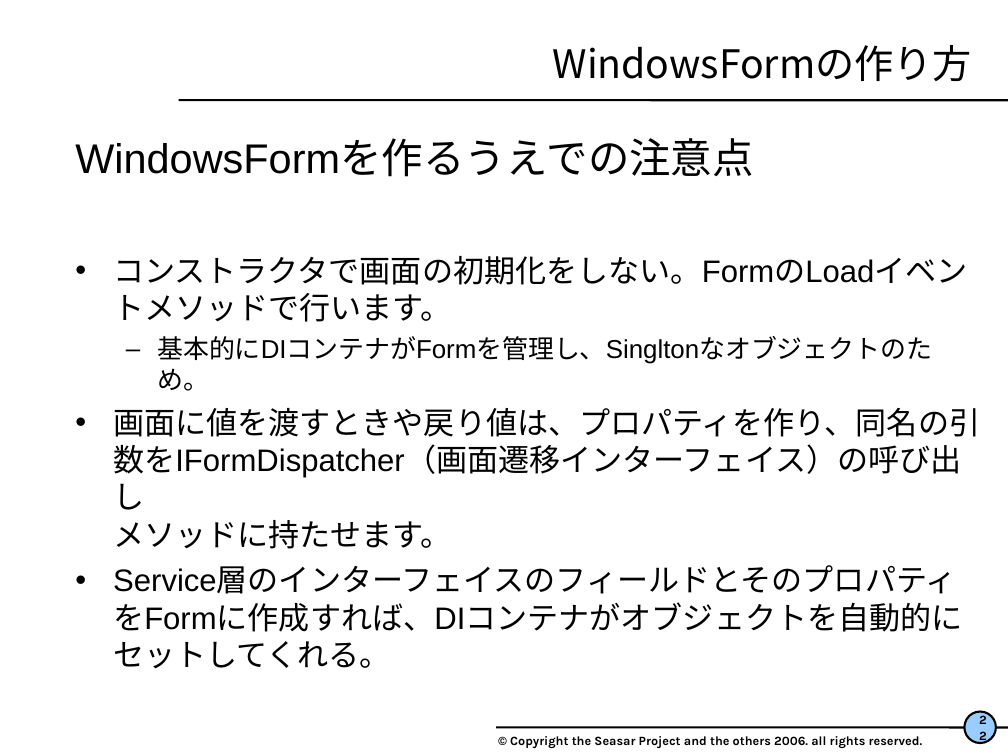
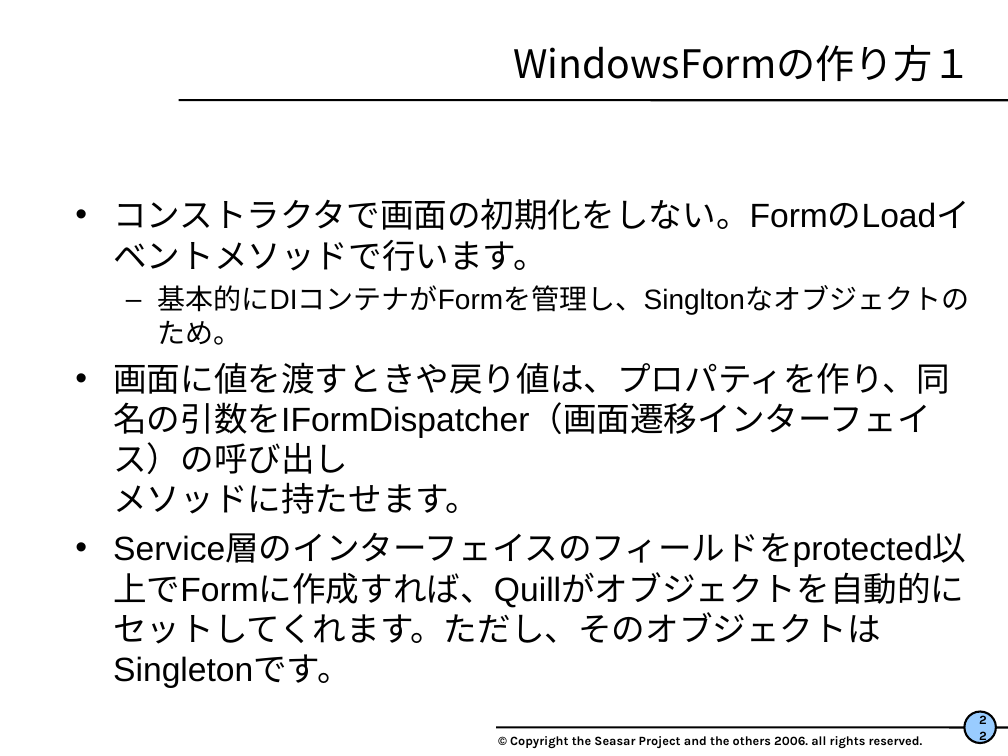
Before and after one commit to seasarorg/s2container.net, a slide deck: slide 22 of s2container.net-example/S2FormExample/WindowsFormサンプル解説.ppt. Drawn at 1008x756 pixels with LibreOffice and Linux fonts; fonts in the diff are those of the drawing; background and template pictures are left out. Boxes give left, top, right and bottom in pixels: in the first picture for what was removed or moved away, otherwise in the second. Text is boxed around its words. In the diff, an @@ line names an element or a change of style, - is before the commit and + after.

Commit message:
QuillとS2Formサンプル用ドキュメントの更新

```diff
--- a/s2container.net-example/S2FormExample/WindowsFormサンプル解説.ppt
+++ b/s2container.net-example/S2FormExample/WindowsFormサンプル解説.ppt
@@ title at [513,45,971,81]: text changed @@
-WindowsFormの作り方
+WindowsFormの作り方１
@@ text at [75,140,753,177]: paragraph removed @@
-WindowsFormを作るうえでの注意点
@@ text at [113,198,970,514]: size 22.2 to 24 pt in "コンストラクタで画面の初期化をしない。FormのLoadイベントメソッドで行います。", "画面に値を渡すときや戻り値は、プロパティを作り、同名の引数をIFormDispatcher（画面遷移インターフェイス）の ..."; size 18.5 to 20 pt in "基本的にDIコンテナがFormを管理し、Singltonなオブジェクトのため。" @@
@@ text at [113,566,964,688]: text changed; size 22.2 to 24 pt @@
-• Service層のインターフェイスのフィールドとそのプロパティをFormに作成すれば、DIコンテナがオブジェクトを自動的に
-  セットしてくれる。
+• Service層のインターフェイスのフィールドをprotected以上でFormに作成すれば、Quillがオブジェクトを自動的にセットしてくれます。ただし、そのオブジェクトはSingletonです。
```
Also in this commit, not shown: 14 other slides changed, 2 slides added.
